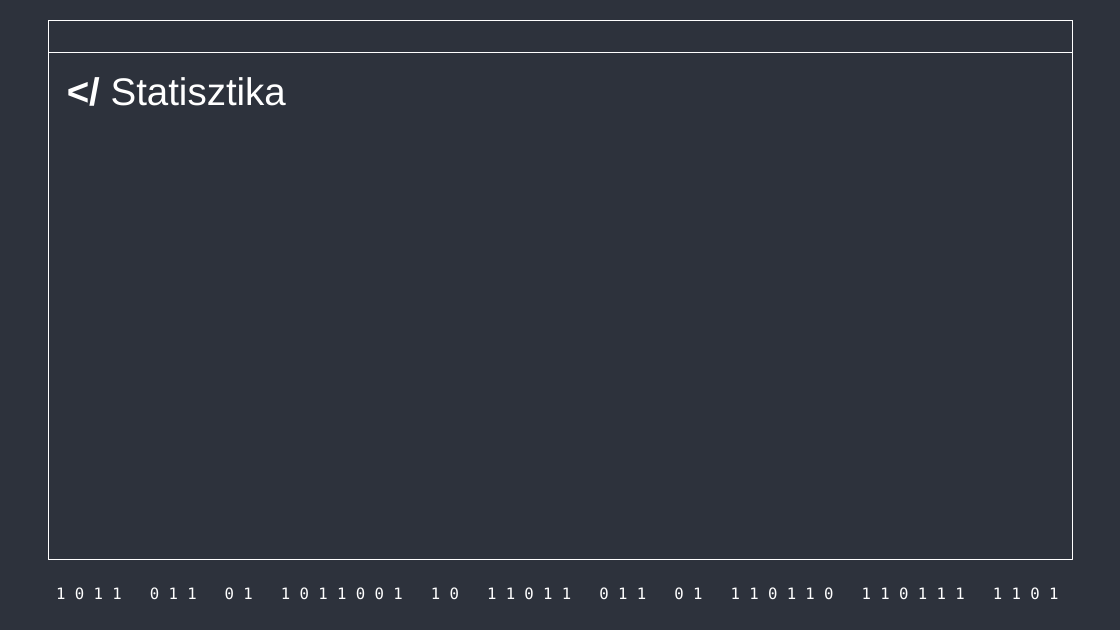
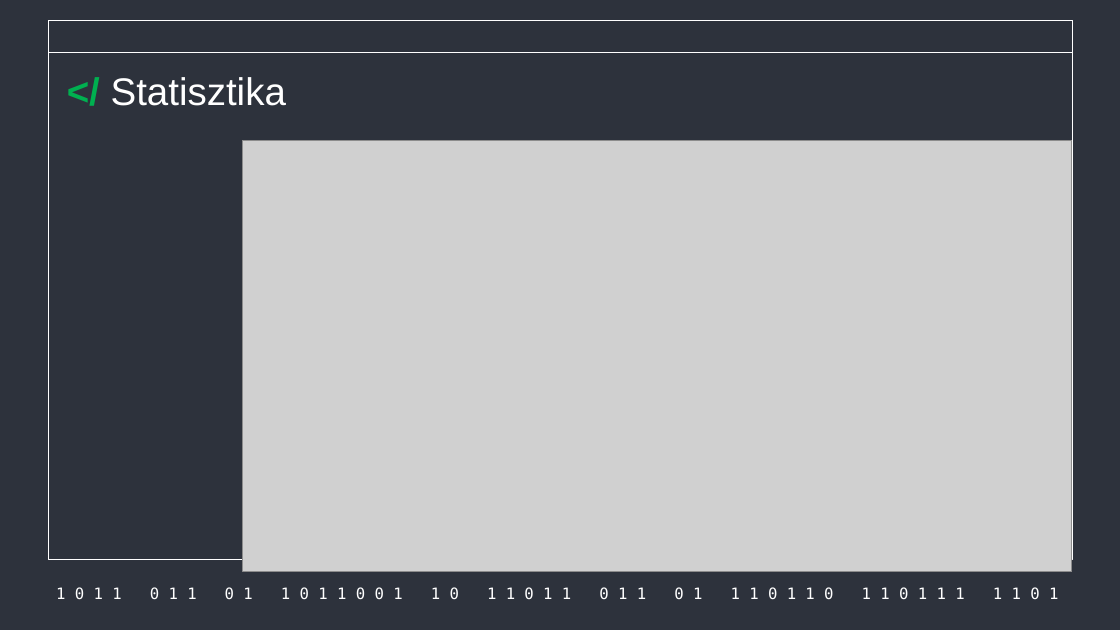
Before and after one commit to Acsilaa/dusza2024-25, a slide deck: slide 19 of Hell yeah ppt.pptx (slide 4 before the commit). Drawn at 1120x630 pixels with LibreOffice and Linux fonts; fonts in the diff are those of the drawing; grey boxes stand for pictures. Boxes give left, top, right and bottom in pixels: in the first picture for what was removed or moved away, otherwise in the second. Text is boxed around its words. In the diff, an @@ line names an element or a change of style, - is before the commit and + after.

```diff
--- a/Hell yeah ppt.pptx
+++ b/Hell yeah ppt.pptx
@@ text "</ Statisztika" at box(111, 77, 286, 106): text colour #FFFFFF to #00B050 in "</" @@
@@ picture added at box(243, 140, 1072, 560) @@
@@ picture added at box(243, 140, 1072, 572) @@
```
Also in this commit, not shown: 5 other slides changed, 9 slides added, 4 slides removed.
